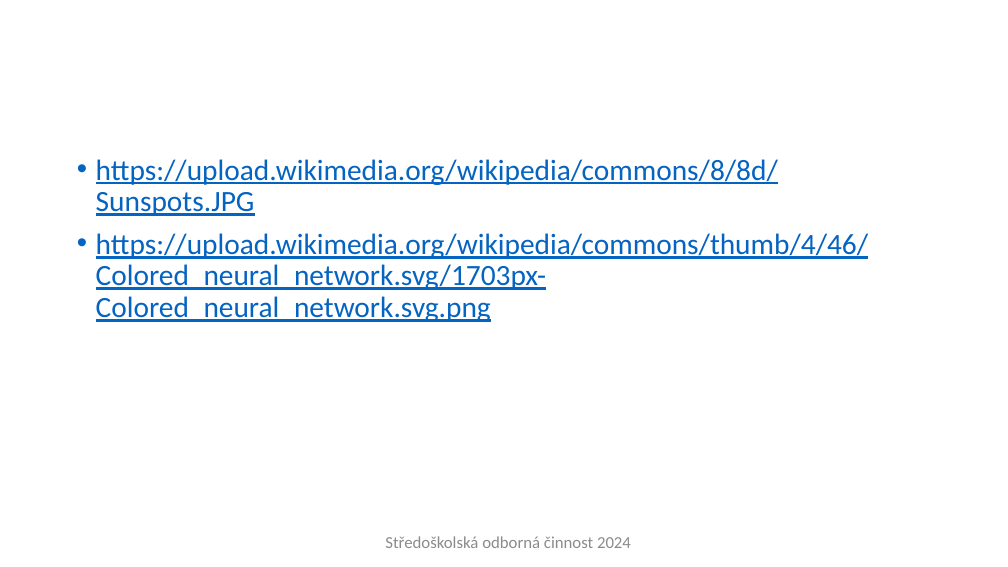
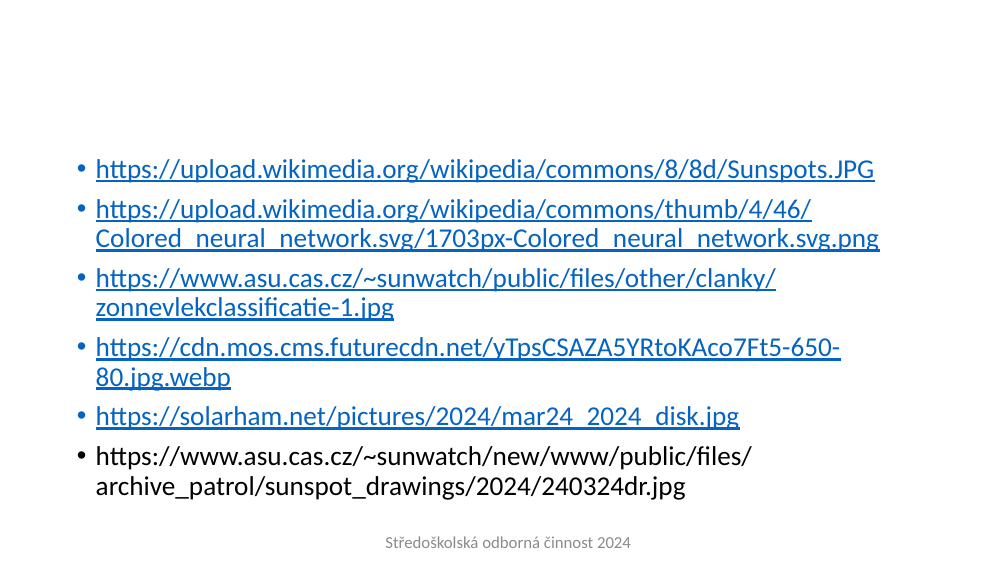
Before and after one commit to Plice13/LunarEagle, a slide deck: slide 11 of SOC - prezentace.pptx. Drawn at 1008x567 pixels with LibreOffice and Linux fonts; fonts in the diff are those of the drawing; background and template pictures are left out. Boxes give left, top, right and bottom in pixels: in the first picture for what was removed or moved away, otherwise in the second. Text is boxed around its words. In the diff, an @@ line names an element or a change of style, - is before the commit and + after.

```diff
--- a/SOC - prezentace.pptx
+++ b/SOC - prezentace.pptx
@@ text at [96, 159, 879, 252]: size 28 to 25.9 pt in "https://upload.wikimedia.org/wikipedia/commons/8/8d/Sunspots ...", "https://upload.wikimedia.org/wikipedia/commons/thumb/4/46/Co ..." @@
@@ text at [96, 268, 840, 500]: paragraphs added @@
+• https://www.asu.cas.cz/~sunwatch/public/files/other/clanky/zonnevlekclassificatie-1.jpg
+• https://cdn.mos.cms.futurecdn.net/yTpsCSAZA5YRtoKAco7Ft5-650-80.jpg.webp
+• https://solarham.net/pictures/2024/mar24_2024_disk.jpg
+• https://www.asu.cas.cz/~sunwatch/new/www/public/files/archive_patrol/sunspot_drawings/2024/240324dr.jpg
```
Also in this commit, not shown: 7 other slides changed, 2 other files.
